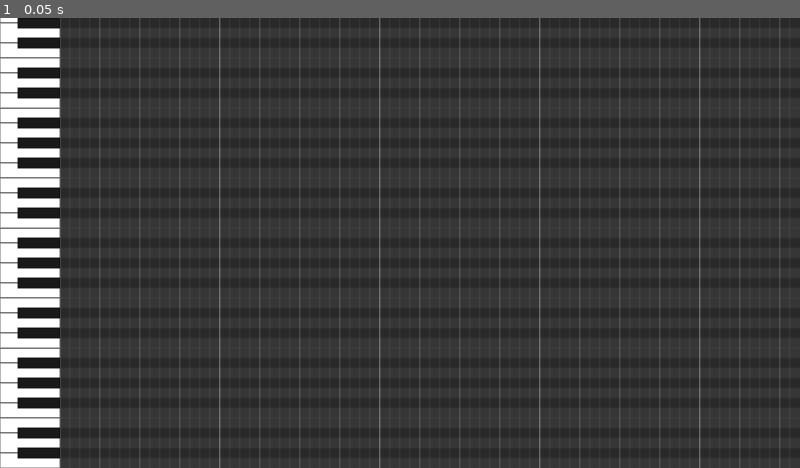
Above: before the commit, frame 1.
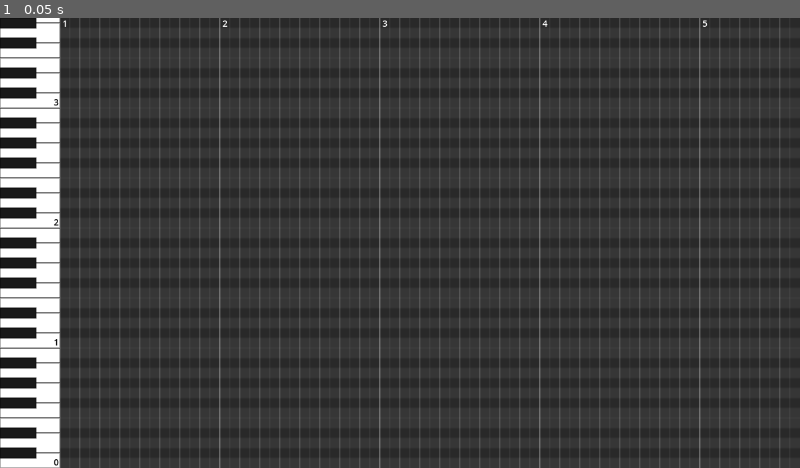
Above: after the commit, the same moment.

Repository: molor824/Synthoza
Game: Godot game, scene res://main.tscn
Same seed, same stepped clock (60 frames per second), same inputs: the game is played once before the commit and once after it.
Inputs:
- Up to frame 1 (0.05 s): no input

The runs differ from the first frame. In frame 1, 2.7% of the frame differs, in the area x 0-89%, y 0-100%.

Commit message:
Added numbers

Diff:
--- a/synthoza-editor/scenes/piano_roll/piano_roll.tscn
+++ b/synthoza-editor/scenes/piano_roll/piano_roll.tscn
@@ -15,6 +15,8 @@
 grow_horizontal = 2
 grow_vertical = 2
 script = ExtResource("1_crors")
+_note_value = 8
+_notes = 8
 metadata/_custom_type_script = "uid://c4uh7lpq1mtey"
 
 [node name="HSplitContainer" type="HBoxContainer" parent="." unique_id=1509091947]
@@ -30,7 +32,6 @@
 theme_override_constants/separation = 0
 
 [node name="Piano" type="Control" parent="HSplitContainer" unique_id=259279416 node_paths=PackedStringArray("_piano_roll")]
-clip_contents = true
 custom_minimum_size = Vector2(96, 0)
 layout_mode = 2
 size_flags_vertical = 3
@@ -40,6 +41,7 @@
 metadata/_custom_type_script = "uid://b8v5fkans1t00"
 
 [node name="Roll" type="Panel" parent="HSplitContainer" unique_id=336352109]
+clip_contents = true
 layout_mode = 2
 size_flags_horizontal = 3
 size_flags_vertical = 3
--- a/synthoza-editor/scripts/piano_roll/note_grid.gd
+++ b/synthoza-editor/scripts/piano_roll/note_grid.gd
@@ -1,6 +1,6 @@
 class_name NoteGrid extends Control
 
-const _FONT_SIZE := 20
+const _FONT_SIZE := 14
 const _PRIMARY_COLOR := Color(1, 1, 1, 0.3)
 const _SECONDARY_COLOR := Color(1, 1, 1, 0.15)
 const _SNAP_COLOR := Color(1, 1, 1, 0.05)
@@ -19,11 +19,14 @@
 	_piano_roll.time_signature_changed.connect(queue_redraw)
 
 func _draw() -> void:
-	var snap_per_note := maxi(_piano_roll.snap_value / _piano_roll.note_value, 1)
+	var snap_value := maxi(_piano_roll.snap_value, _piano_roll.note_value)
+	var snap_per_note := snap_value / _piano_roll.note_value
+	var snap_per_sig := snap_per_note * _piano_roll.notes
 	var note_size := _piano_roll.note_size
-	var snap_size := note_size / Vector2(maxi(_piano_roll.snap_value / 4, 1), 1)
+	var snap_size := note_size * Vector2(4.0 / float(snap_value), 1)
 	var cursor := -(_piano_roll.offset).posmodv(snap_size)
 	var grid_num := Vector2i(_piano_roll.offset / snap_size)
+	var font := get_theme_default_font()
 
 	while cursor.y < size.y:
 		var y := size.y - cursor.y
@@ -38,7 +41,7 @@
 		cursor.y += snap_size.y
 
 	while cursor.x < size.x:
-		var snap_signature := posmod(grid_num.x, _piano_roll.notes * snap_per_note)
+		var snap_signature := posmod(grid_num.x, snap_per_sig)
 		draw_line(
 			Vector2(cursor.x, 0), Vector2(cursor.x, size.y),
 			_PRIMARY_COLOR if snap_signature == 0 else (_SECONDARY_COLOR
@@ -47,6 +50,17 @@
 			-1,
 			true
 		)
+		if snap_signature == 0:
+			var signature_num := int(grid_num.x / snap_per_sig) + 1
+			draw_string(
+				font,
+				Vector2(cursor.x + 4, _FONT_SIZE),
+				str(signature_num),
+				HORIZONTAL_ALIGNMENT_LEFT,
+				-1,
+				_FONT_SIZE
+			)
+
 		grid_num.x += 1
 		cursor.x += snap_size.x
 
--- a/synthoza-editor/scripts/piano_roll/piano.gd
+++ b/synthoza-editor/scripts/piano_roll/piano.gd
@@ -1,7 +1,9 @@
 class_name Piano extends Control
 
+const _FONT_SIZE := 14
+
 const _OUTLINE_WIDTH := 1.0
-const _BLACK_KEY_RATIO := 0.7
+const _BLACK_KEY_RATIO := 0.6
 const _BLACK_KEY_COLOR := Color(0.1, 0.1, 0.1)
 const _WHITE_KEY_COLOR := Color(1, 1, 1)
 const _OUTLINE_COLOR := Color.BLACK
@@ -15,11 +17,11 @@
 	Rect2(0, 10.5, 1, 1.5)
 ]
 const _BLACK_KEY_RECTS: Array[Rect2] = [
-	Rect2(1 - _BLACK_KEY_RATIO, 1, _BLACK_KEY_RATIO, 1),
-	Rect2(1 - _BLACK_KEY_RATIO, 3, _BLACK_KEY_RATIO, 1),
-	Rect2(1 - _BLACK_KEY_RATIO, 5, _BLACK_KEY_RATIO, 1),
-	Rect2(1 - _BLACK_KEY_RATIO, 8, _BLACK_KEY_RATIO, 1),
-	Rect2(1 - _BLACK_KEY_RATIO, 10, _BLACK_KEY_RATIO, 1)
+	Rect2(0, 1, _BLACK_KEY_RATIO, 1),
+	Rect2(0, 3, _BLACK_KEY_RATIO, 1),
+	Rect2(0, 5, _BLACK_KEY_RATIO, 1),
+	Rect2(0, 8, _BLACK_KEY_RATIO, 1),
+	Rect2(0, 10, _BLACK_KEY_RATIO, 1)
 ]
 
 @export var _piano_roll: PianoRoll
@@ -43,19 +45,34 @@
 	var octave_size := key_size.y * 12
 	var cursor := -fposmod(_piano_roll.offset.y, octave_size)
 	var octave := int(_piano_roll.offset.y / octave_size)
+	var font := get_theme_default_font()
 
 	while cursor <= size.y:
+		var offset := Vector2.DOWN * (size.y - cursor - octave_size)
 		for rect in _WHITE_KEY_RECTS:
 			_draw_key(Rect2(
-				rect.position * key_size + Vector2.DOWN * (size.y - cursor - octave_size),
+				rect.position * key_size + offset,
 				rect.size * key_size
 			), _WHITE_KEY_COLOR)
 		for rect in _BLACK_KEY_RECTS:
 			_draw_key(Rect2(
-				rect.position * key_size + Vector2.DOWN * (size.y - cursor - octave_size),
+				rect.position * key_size + offset,
 				rect.size * key_size
 			), _BLACK_KEY_COLOR)
+
+		var width := font.get_string_size(str(octave))
+		draw_string(
+			font,
+			Vector2(key_size.x - width.x, key_size.y * 12 - 4) + offset,
+			str(octave),
+			HORIZONTAL_ALIGNMENT_LEFT,
+			-1,
+			_FONT_SIZE,
+			Color.BLACK
+		)
+
 		cursor += octave_size
+		octave += 1
 
 func _gui_input(event: InputEvent) -> void:
 	var mouse_motion := event as InputEventMouseMotion
